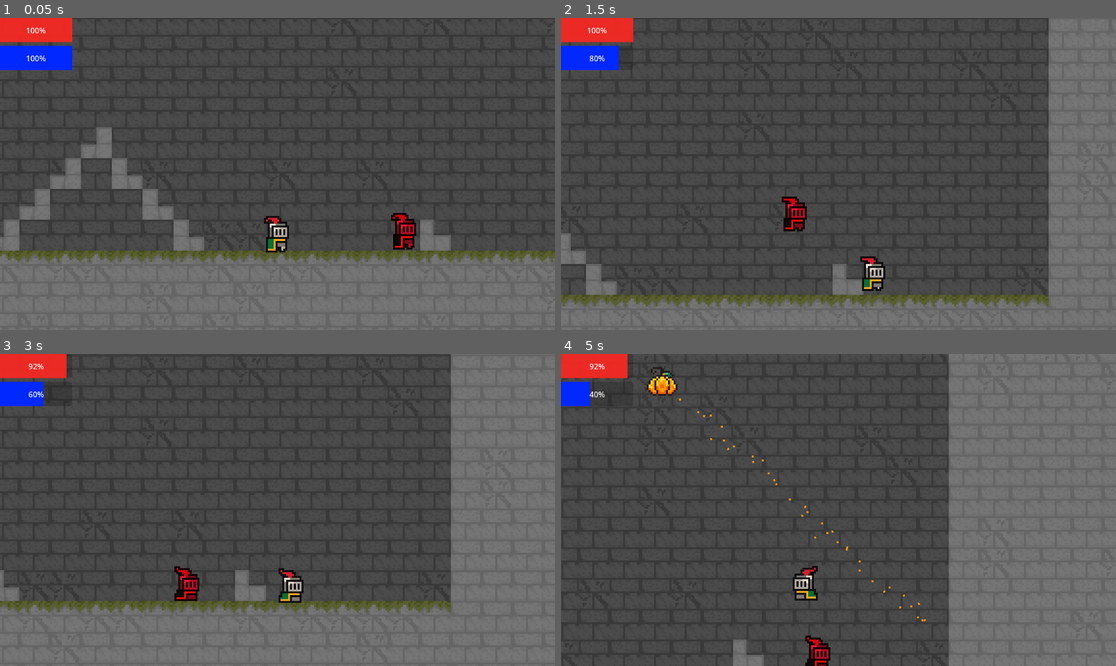
Above: before the commit, frames 1-4 (two rows, left to right).
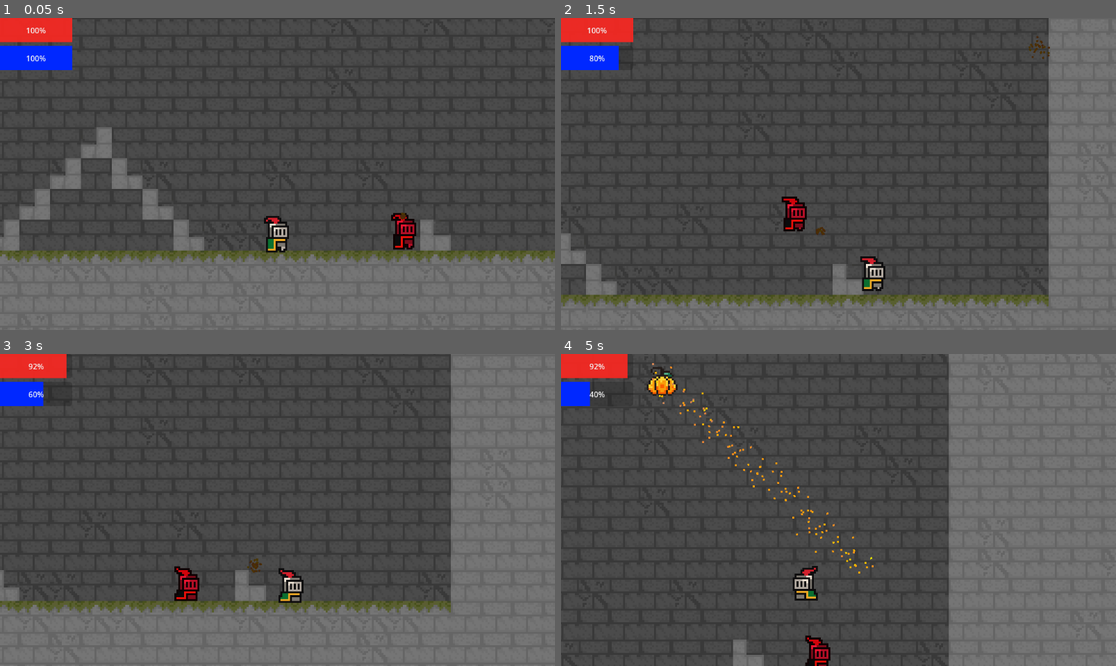
Above: after the commit, the same moments.

Repository: benjaminCloyd/gait_project
Game: Godot game, scene res://scenes/Main.tscn
Same seed, same stepped clock (60 frames per second), same inputs: the game is played once before the commit and once after it.
Inputs (mouse positions are in pixels of both pictures, inside the frame that each line leads up to):
- Up to frame 1 (0.05 s): no input
- Up to frame 2 (1.5 s): move the mouse to (960, 158) at 0.52 s; hold D (move_Right) from 0.53 s (still down); click (960, 158) at 0.6 s; tap Space (move_jump) at 0.77 s; move the mouse to (727, 189) at 1.27 s; click (727, 189) at 1.35 s
- Up to frame 3 (3 s): tap Space (move_jump) at 1.52 s; move the mouse to (333, 441) at 2.02 s; release D (move_Right) at 2.03 s; hold A (move_Left) 2.03-2.78 s; click (333, 441) at 2.1 s; move the mouse to (249, 572) at 2.77 s; hold D (move_Right) from 2.78 s (still down); click (249, 572) at 2.85 s
- Up to frame 4 (5 s): tap Space (move_jump) at 3.02, 3.77, 4.52 s; move the mouse to (1005, 556) at 3.52 s; click (1005, 556) at 3.6 s; move the mouse to (672, 463) at 4.27 s; release D (move_Right) at 4.28 s; hold A (move_Left) from 4.28 s (still down); click (672, 463) at 4.35 s

The runs differ from the first frame. In frame 1, less than 0.1% of the frame differs, in the area x 71-74%, y 62-65%; in frame 2, less than 0.1%; in frame 3, less than 0.1%; in frame 4, 0.5%, in the area x 15-66%, y 2-86%.

Commit message:
added hit particles

Diff:
--- /dev/null
+++ b/hit_particles.gd
@@ -0,0 +1,10 @@
+# HitParticles.gd
+extends Node2D
+
+@onready var particles: GPUParticles2D = $Particles
+
+func _ready() -> void:
+	particles.emitting = true
+	# Wait for particle lifetime, then free
+	await get_tree().create_timer(particles.lifetime + 0.1).timeout
+	queue_free()
--- a/scenes/TempProjectile.tscn
+++ b/scenes/TempProjectile.tscn
@@ -1,13 +1,20 @@
-[gd_scene load_steps=4 format=3 uid="uid://bb7hjqx3dnffp"]
+[gd_scene load_steps=6 format=3 uid="uid://bb7hjqx3dnffp"]
 
 [ext_resource type="Texture2D" uid="uid://dj15rdd7upt2m" path="res://Sprites/TempTileset.png" id="1_83503"]
 [ext_resource type="Script" uid="uid://dsryk7bnnp6o3" path="res://scripts/temp_projectile.gd" id="1_e4qt0"]
+[ext_resource type="PackedScene" uid="uid://dqrf3fdb7m4hu" path="res://scenes/hit_particles.tscn" id="2_02rlt"]
 
 [sub_resource type="RectangleShape2D" id="RectangleShape2D_e4qt0"]
 size = Vector2(17, 16)
 
+[sub_resource type="Curve" id="Curve_e4qt0"]
+_limits = [-1.0, 1.0, 0.0, 1.0]
+_data = [Vector2(0.008670524, -0.17134404), 0.0, 0.05985635, 0, 0, Vector2(0.9710982, 0.123092175), 0.0, 0.0, 0, 0]
+point_count = 2
+
 [node name="Area2D" type="Area2D"]
 script = ExtResource("1_e4qt0")
+hit_particles_scene = ExtResource("2_02rlt")
 
 [node name="Sprite2D" type="Sprite2D" parent="."]
 texture = ExtResource("1_83503")
@@ -20,9 +27,11 @@
 
 [node name="CPUParticles2D" type="CPUParticles2D" parent="."]
 rotation = -3.1415927
-amount = 64
+amount = 128
+lifetime = 0.5
+randomness = 0.1
 emission_shape = 1
-emission_sphere_radius = 5.78
+emission_sphere_radius = 10.4
 gravity = Vector2(0, 0)
 initial_velocity_max = 10.0
 linear_accel_min = -26.8
@@ -32,3 +41,4 @@
 color = Color(0.9764706, 0.6117647, 0.050980393, 1)
 hue_variation_min = -0.54
 hue_variation_max = 0.89
+hue_variation_curve = SubResource("Curve_e4qt0")
--- /dev/null
+++ b/scenes/hit_particles.tscn
@@ -0,0 +1,26 @@
+[gd_scene load_steps=3 format=3 uid="uid://dqrf3fdb7m4hu"]
+
+[ext_resource type="Script" uid="uid://dx1jupiwhjwkg" path="res://hit_particles.gd" id="1_mpbbw"]
+
+[sub_resource type="ParticleProcessMaterial" id="ParticleProcessMaterial_4pfba"]
+particle_flag_disable_z = true
+angle_min = -720.0
+angle_max = 720.0
+inherit_velocity_ratio = 1.0
+spread = 180.0
+initial_velocity_max = 38.95
+gravity = Vector3(0, 0, 0)
+color = Color(0.29279357, 0.16852093, 0.033359542, 1)
+hue_variation_min = -0.06000002
+hue_variation_max = 0.089999974
+
+[node name="HitParticles" type="Node2D"]
+script = ExtResource("1_mpbbw")
+
+[node name="Particles" type="GPUParticles2D" parent="."]
+emitting = false
+amount = 32
+lifetime = 0.2
+one_shot = true
+explosiveness = 1.0
+process_material = SubResource("ParticleProcessMaterial_4pfba")
--- a/scripts/temp_projectile.gd
+++ b/scripts/temp_projectile.gd
@@ -1,12 +1,19 @@
 extends Area2D
 
-@export var damage: int = 10      # how much damage this projectile does
+@export var damage: int = 10                    # how much damage it does
+@export var hit_particles_scene: PackedScene    # assign HitParticles.tscn in the Inspector
 
 var velocity: Vector2 = Vector2.ZERO
-var shooter: Node = null          # who fired it (player or enemy)
+var shooter: Node = null                        # who fired it (player/enemy)
+
+@onready var trail_particles: GPUParticles2D = $TrailParticles
 
 
 func _ready() -> void:
+	# Make sure trail is on
+	if is_instance_valid(trail_particles):
+		trail_particles.emitting = true
+
 	body_entered.connect(_on_body_entered)
 
 
@@ -19,13 +26,27 @@
 
 
 func _on_body_entered(body: Node) -> void:
-	# Ignore whoever fired the projectile
+	# Ignore the shooter
 	if body == shooter:
 		return
 
-	# If the body can take damage, apply it
+	# Deal damage if possible
 	if body.has_method("take_damage"):
 		body.take_damage(damage)
 
-	# Then destroy the projectile
+	# Spawn hit particles at the collision point
+	_spawn_hit_particles()
+
+	# Remove projectile
 	queue_free()
+
+
+func _spawn_hit_particles() -> void:
+	if hit_particles_scene == null:
+		return
+
+	var hit = hit_particles_scene.instantiate()
+	if hit is Node2D:
+		hit.global_position = global_position
+
+	get_tree().current_scene.add_child(hit)
Not shown, added: hit_particles.gd.uid
